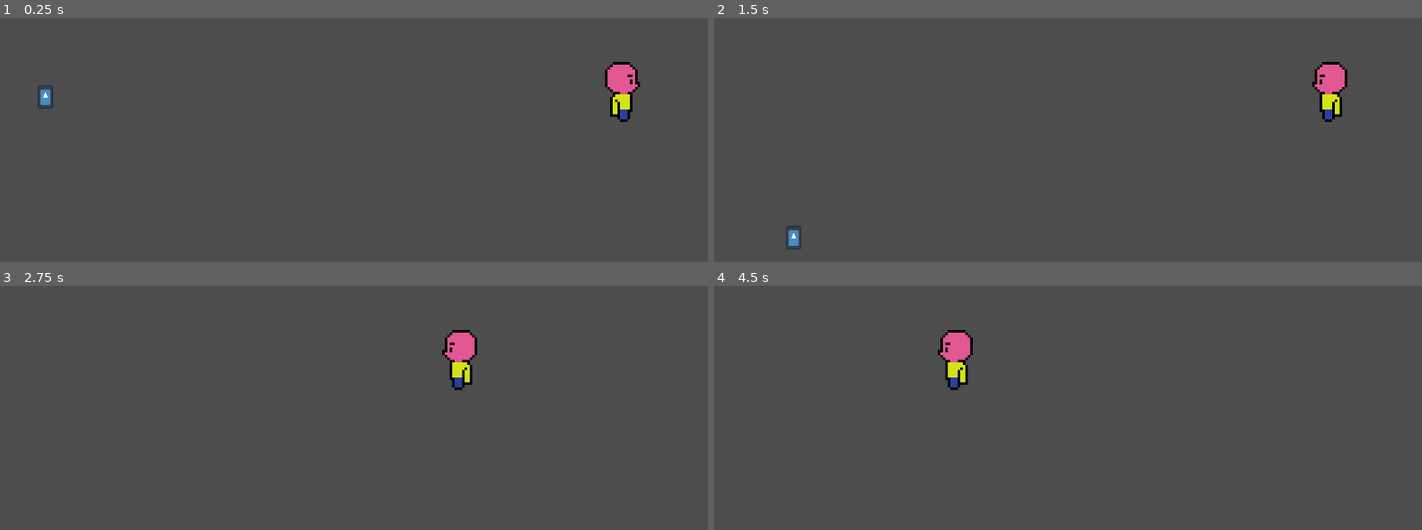
Above: before the commit, frames 1-4 (two rows, left to right).
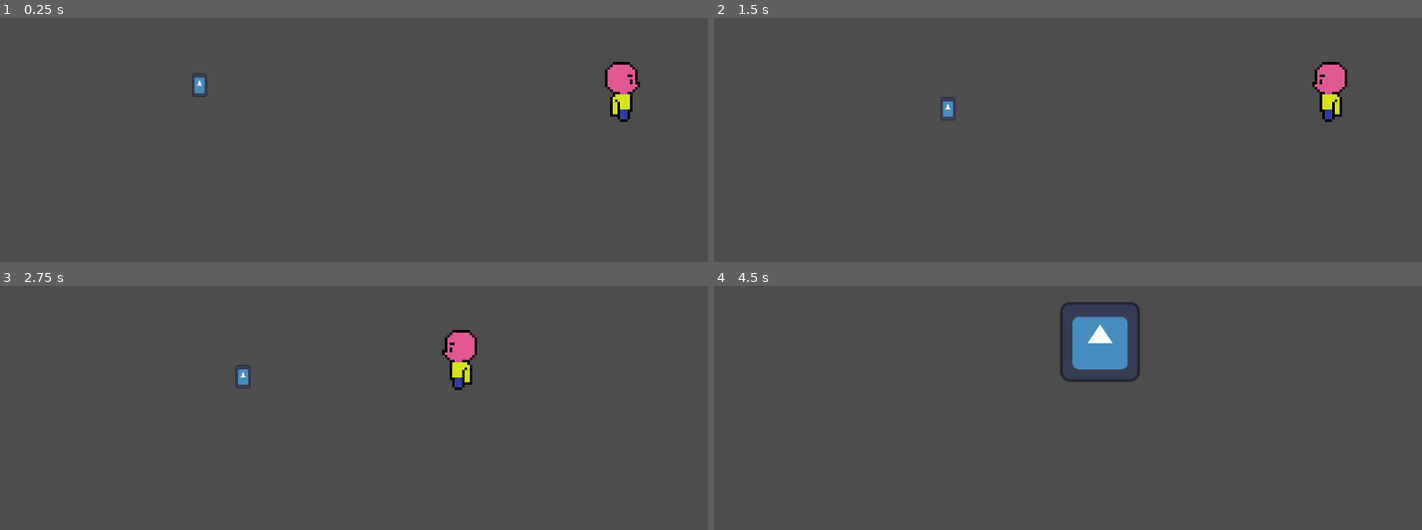
Above: after the commit, the same moments.

Repository: inukhann/AlpisteJam
Game: Godot game, scene res://scenes/teste.tscn
The game is run twice, just before and just after one commit, with the same random seed, the same clock (stepped at 60 frames per second) and the same inputs. This scene is started directly instead of the project's main scene. The engine's default icon, where the game draws it, is replaced by a stand-in: a white triangle on a blue panel in a dark square.
Inputs:
- Up to frame 1 (0.25 s): no input
- Up to frame 2 (1.5 s): hold Right (MOVE_RIGHT) 0.53-1.28 s; tap W (JUMP) at 0.77 s; hold Left (MOVE_LEFT) from 1.28 s (still down)
- Up to frame 3 (2.75 s): tap W (JUMP) at 1.52 s; release Left (MOVE_LEFT) at 2.03 s; hold Right (MOVE_RIGHT) from 2.03 s (still down)
- Up to frame 4 (4.5 s): tap W (JUMP) at 3.02, 3.77 s; release Right (MOVE_RIGHT) at 3.53 s; hold Left (MOVE_LEFT) from 3.53 s (still down)

The runs differ from the first frame. In frame 1, 0.3% of the frame differs, in the area x 5-30%, y 22-38%; in frame 2, 0.3%; in frame 3, 0.1%; in frame 4, 3.0%, in the area x 31-61%, y 6-43%.

Commit message:
gameover

Diff:
--- a/LimbPunk/Spark.tscn
+++ b/LimbPunk/Spark.tscn
@@ -6,6 +6,7 @@
 [sub_resource type="RectangleShape2D" id="RectangleShape2D_668cv"]
 
 [node name="Spark" type="CharacterBody2D"]
+collision_layer = 3
 script = ExtResource("1_0wvcd")
 
 [node name="CollisionShape2D" type="CollisionShape2D" parent="."]
--- a/LimbPunk/scenes/teste.tscn
+++ b/LimbPunk/scenes/teste.tscn
@@ -9,14 +9,12 @@
 [node name="teste" type="Node2D"]
 position = Vector2(374, 434)
 
-[node name="Spark" parent="." instance=ExtResource("1_7i37c")]
-position = Vector2(-295, -70)
-
 [node name="CyberZumbi" parent="." instance=ExtResource("1_sejva")]
 position = Vector2(569, -284)
 
 [node name="StaticBody2D" type="StaticBody2D" parent="."]
 collision_layer = 2
+collision_mask = 3
 
 [node name="CollisionShape2D" type="CollisionShape2D" parent="StaticBody2D"]
 position = Vector2(194, -10.5)
@@ -37,3 +35,7 @@
 position = Vector2(-366, -94)
 rotation = 1.5708
 shape = SubResource("RectangleShape2D_ebx7q")
+
+[node name="Spark" parent="." instance=ExtResource("1_7i37c")]
+position = Vector2(-48, -89)
+collision_mask = 2
--- a/LimbPunk/scripts/spark.gd
+++ b/LimbPunk/scripts/spark.gd
@@ -33,3 +33,7 @@
 			velocity.y = (velocity_mod_y * -base_velocity_y)
 		else:
 			velocity.y += GRAVITY
+
+func gameover():
+	queue_free()
+	assert(get_tree().change_scene_to_file("res://scenes/gameover.tscn") == OK)
